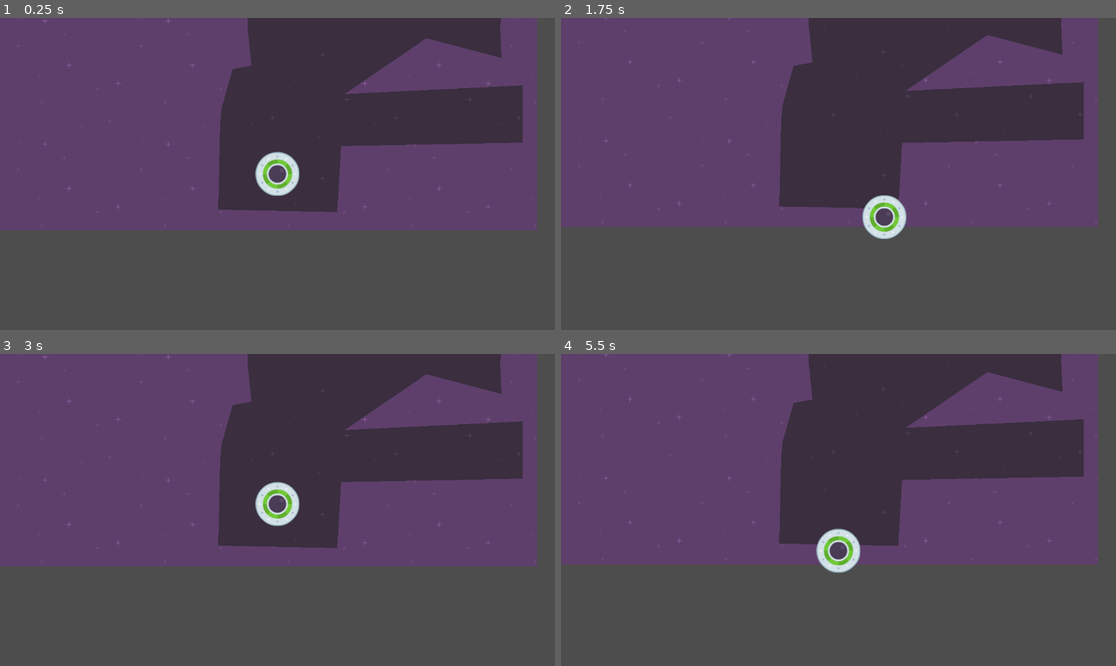
Above: before the commit, frames 1-4 (two rows, left to right).
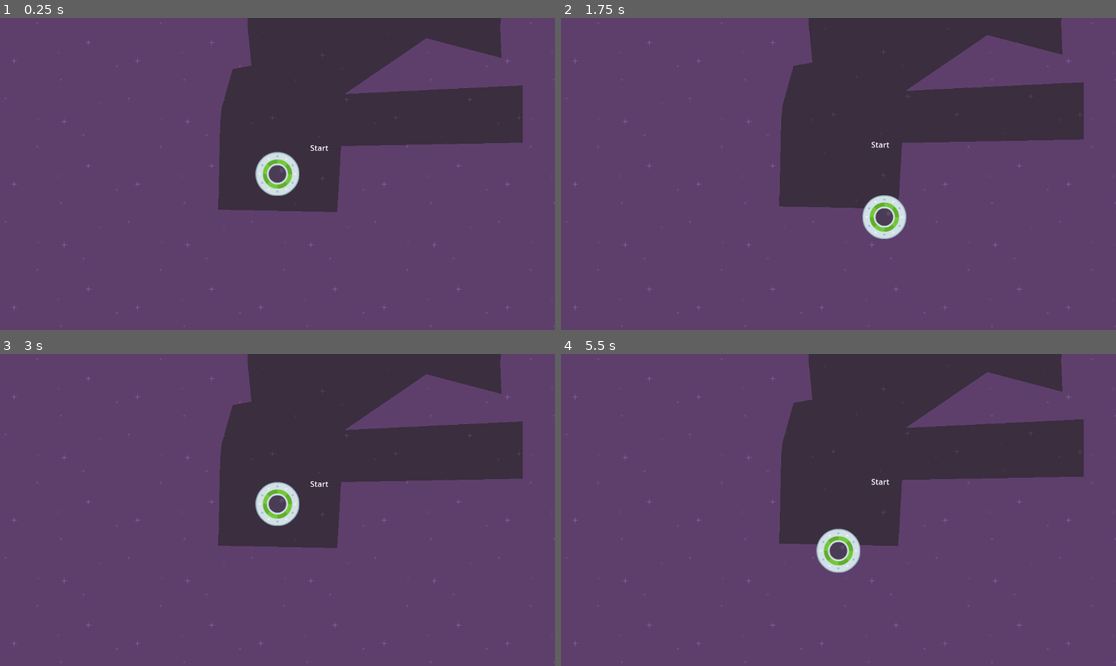
Above: after the commit, the same moments.

Repository: amortimer20/SpeedySaucer
Game: Godot game, scene res://scenes/level_1.tscn
The game is run twice, just before and just after one commit, with the same random seed, the same clock (stepped at 60 frames per second) and the same inputs.
Inputs:
- Up to frame 1 (0.25 s): no input
- Up to frame 2 (1.75 s): tap Enter at 0.5 s; hold Right (move_right) 0.53-1.28 s; hold Down (move_down) from 1.28 s (still down)
- Up to frame 3 (3 s): release Down (move_down) at 2.03 s; hold Right (move_right) 2.03-2.78 s; hold Up (move_up) from 2.78 s (still down)
- Up to frame 4 (5.5 s): release Up (move_up) at 3.53 s; hold Left (move_left) 3.53-5.03 s; hold Down (move_down) from 5.03 s (still down)

The runs differ from the first frame. In frame 1, 34% of the frame differs, in the area x 0-100%, y 0-100%; in frame 2, 35%; in frame 3, 34%; in frame 4, 35%.

Commit message:
Final game

Diff:
--- a/scenes/level_1.tscn
+++ b/scenes/level_1.tscn
@@ -8,9 +8,31 @@
 [node name="Level1" type="Node2D"]
 script = ExtResource("1_0xr7l")
 
-[node name="Background" type="TextureRect" parent="."]
-offset_right = 1155.0
-offset_bottom = 650.0
+[node name="Graphics" type="Node" parent="."]
+
+[node name="StartLabel" type="Label" parent="Graphics"]
+offset_left = 684.0
+offset_top = 467.0
+offset_right = 724.0
+offset_bottom = 490.0
+text = "Start"
+
+[node name="EndLabel" type="Label" parent="Graphics"]
+offset_left = -2586.0
+offset_top = 341.0
+offset_right = -2546.0
+offset_bottom = 364.0
+text = "Start"
+
+[node name="CanvasLayer" type="CanvasLayer" parent="Graphics"]
+layer = -1
+
+[node name="Background" type="TextureRect" parent="Graphics/CanvasLayer"]
+anchors_preset = 15
+anchor_right = 1.0
+anchor_bottom = 1.0
+grow_horizontal = 2
+grow_vertical = 2
 texture = ExtResource("2_ijdie")
 stretch_mode = 1
 
Not shown, added: .DS_Store
